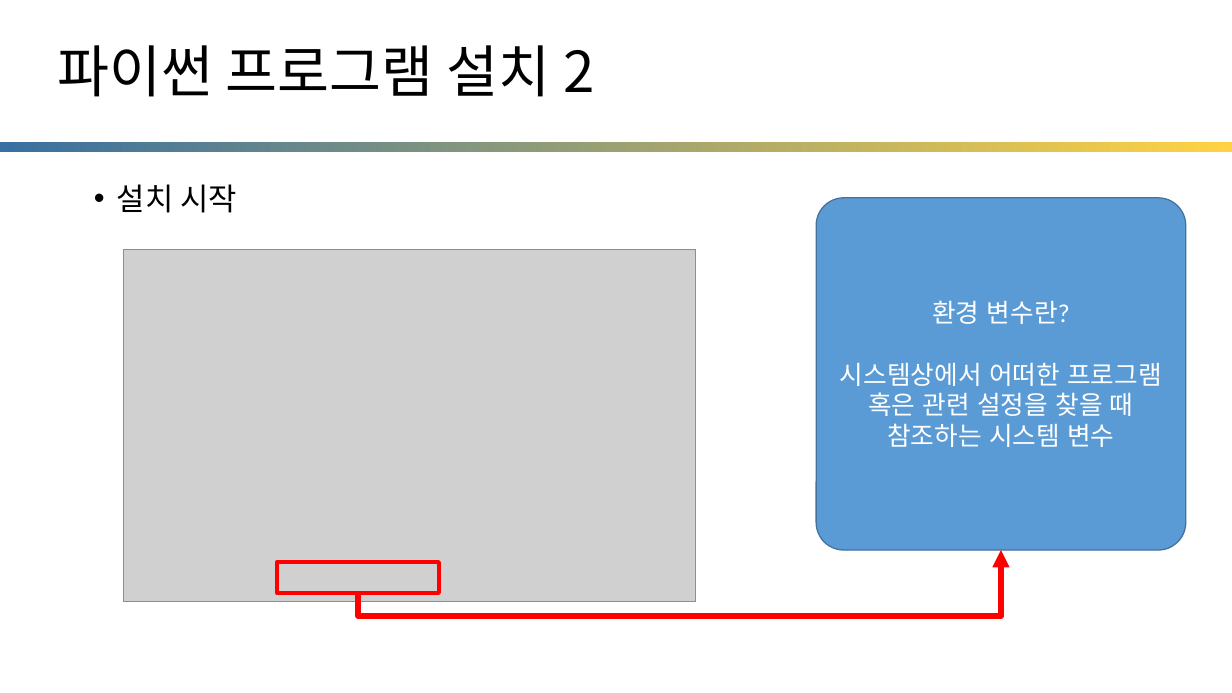
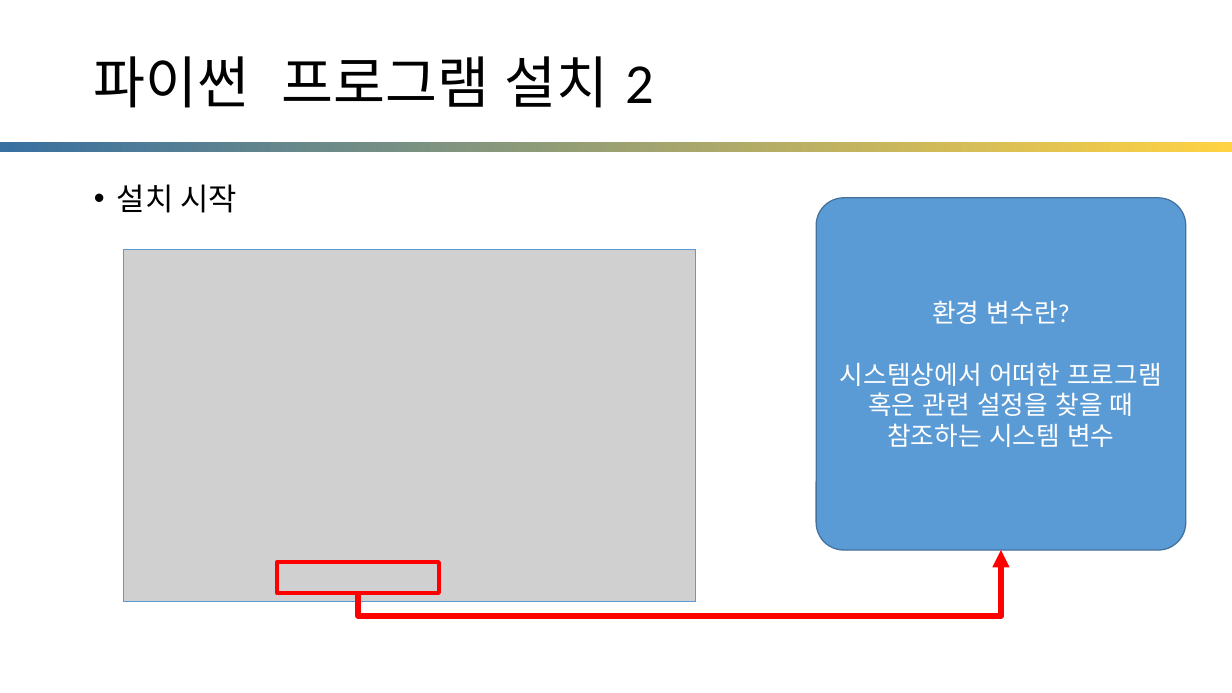
Before and after one commit to Fhwang0926/class, a slide deck: slide 7 of doc/#1_basic/Basic_class_01.pptx. Drawn at 1232x693 pixels with LibreOffice and Linux fonts; fonts in the diff are those of the drawing; grey boxes stand for pictures. Boxes give left, top, right and bottom in pixels: in the first picture for what was removed or moved away, otherwise in the second. Text is boxed around its words. In the diff, an @@ line names an element or a change of style, - is before the commit and + after.

```diff
--- a/doc/#1_basic/Basic_class_01.pptx
+++ b/doc/#1_basic/Basic_class_01.pptx
@@ text "파이썬 프로그램 설치 2": place and size @@
-text "파이썬 프로그램 설치 2" at (57, 45, 594, 97)
+text "파이썬 프로그램 설치 2" at (94, 56, 654, 108)
@@ text "파이썬 프로그램 설치 2" at (94, 56, 654, 108): font Noto Sans CJK JP to Calibri, letter spacing -1.7 to 0 pt in "2"; indent changed; line spacing 1 to 0.9; less space between paragraphs @@
```
Also in this commit, not shown: 3 other slides changed, 1 slide added, 1 other file.
